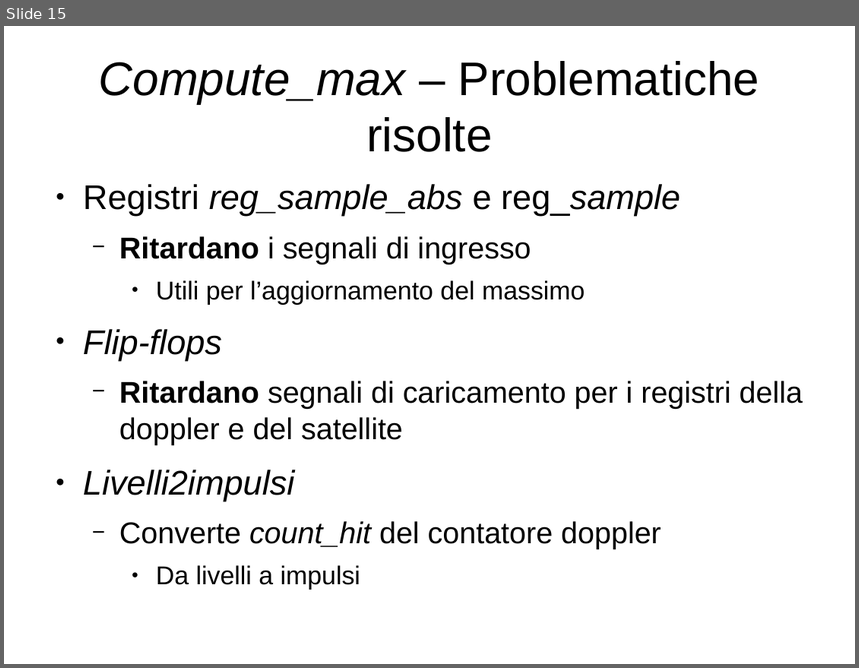
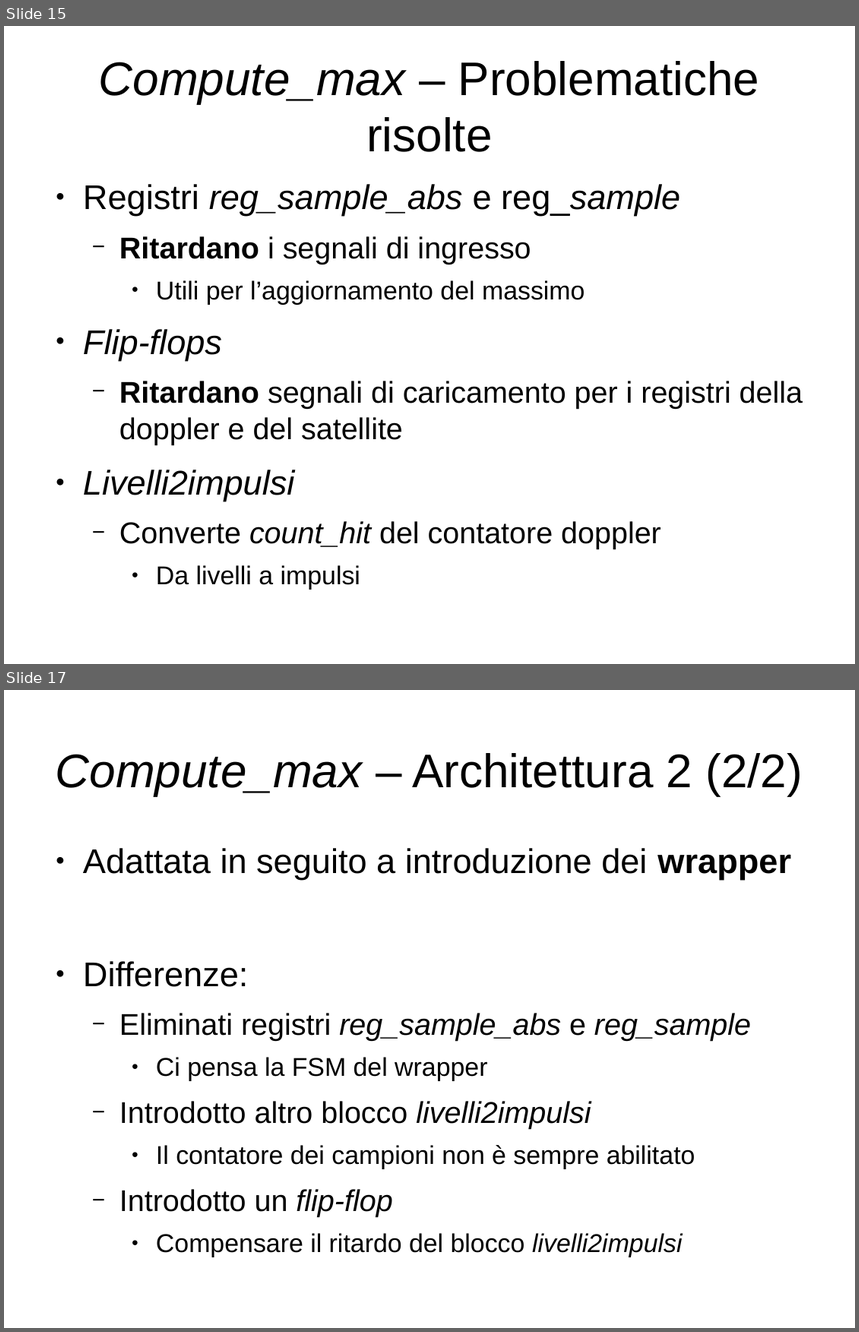
Before and after one commit to artic92/sistemi-embedded-task2, a slide deck: doc/presentazione.odp. Shown one above the other, each under a label of ours: slide 15 before the commit, slides 15 and 17 after it; the slides between them are not shown. The pictures are 859x668 and 859x1332 pixels, drawn with LibreOffice and Linux fonts; fonts in the diff are those of the drawing. Boxes give left, top, right and bottom in pixels: in the first picture for what was removed or moved away, otherwise in the second. Text is boxed around its words. In the diff, an @@ line names an element or a change of style, - is before the commit and + after.

```diff
--- a/doc/presentazione.odp
+++ b/doc/presentazione.odp
@@ slide 17 added at <box>4,690,855,1328</box>, background #FFFFFF @@
@@ title added at <box>56,753,803,796</box>, 44 pt, text #000000 @@
+Compute_max – Architettura 2 (2/2)
@@ text added at <box>83,848,791,1258</box>, 24 pt, text #000000 @@
+● Adattata in seguito a introduzione dei wrapper
+● Differenze:
+  − Eliminati registri reg_sample_abs e reg_sample
+    ● Ci pensa la FSM del wrapper
+  − Introdotto altro blocco livelli2impulsi
+    ● Il contatore dei campioni non è sempre abilitato
+  − Introdotto un flip-flop
+    ● Compensare il ritardo del blocco livelli2impulsi
```
Also in this commit, not shown: 5 slides changed, 1 other slide added, 1 slide removed, 4 other files.
